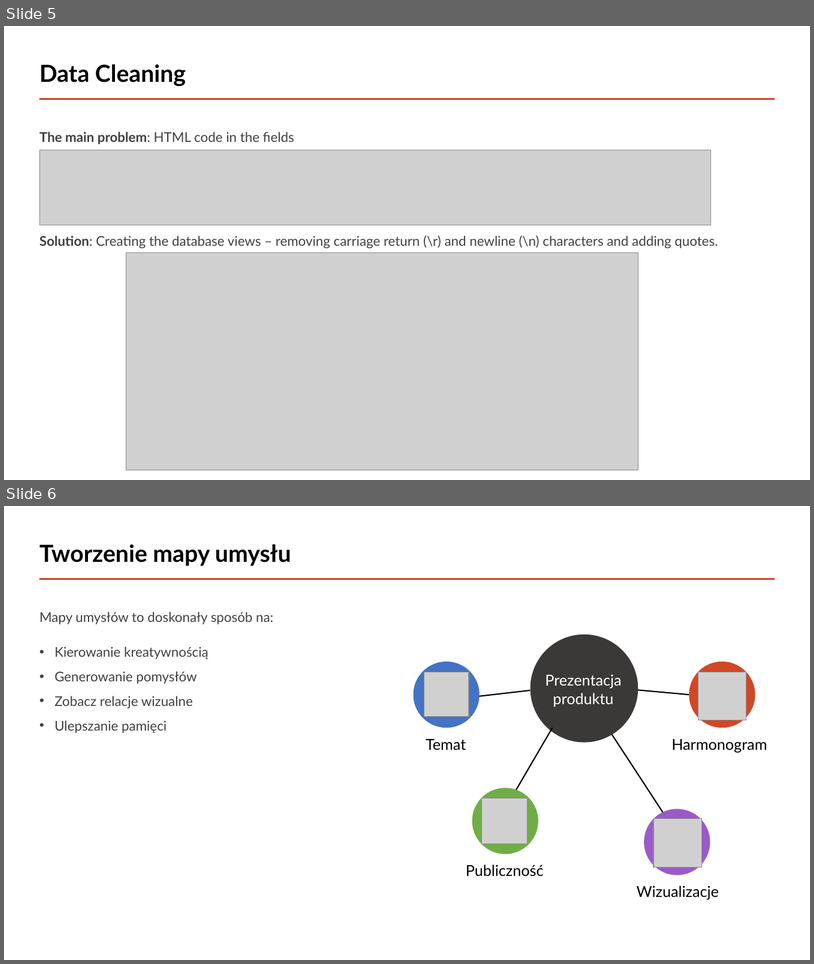
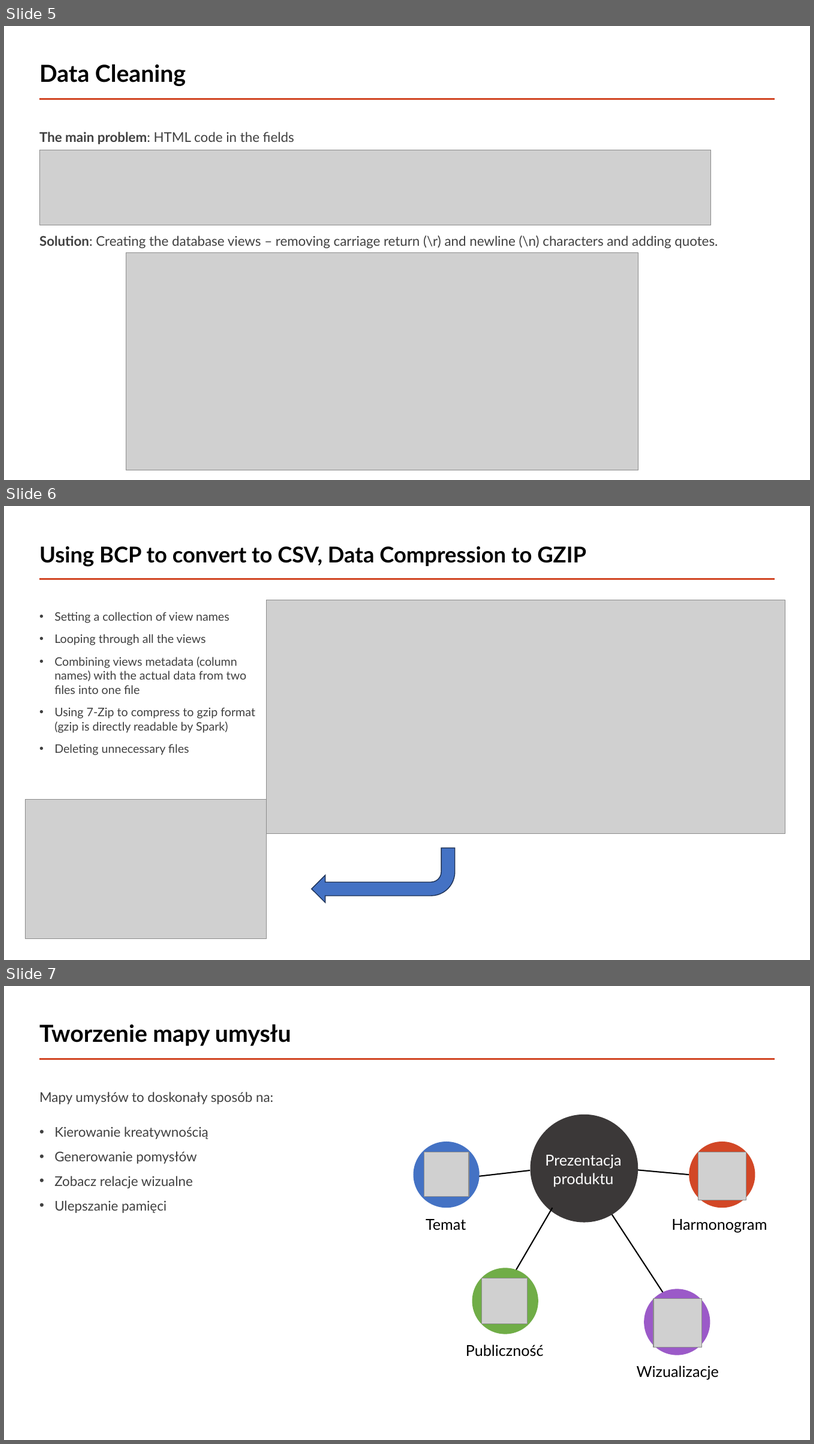
Before and after one commit to piotreks-uw-edu/uw-big-data-stackoverflow-project, a slide deck: Presentation/Analyzing the StackOverflow2013 Database from 2008 to 2013.pptx. Shown one above the other, each under a label of ours: slides 5 and 6 before the commit, slides 5, 6 and 7 after it. The pictures are 814x964 and 814x1444 pixels, drawn with LibreOffice and Linux fonts; fonts in the diff are those of the drawing; grey boxes stand for pictures. Boxes give left, top, right and bottom in pixels: in the first picture for what was removed or moved away, otherwise in the second. Text is boxed around its words. In the diff, an @@ line names an element or a change of style, - is before the commit and + after.

Commit message:
Slide 6. Overall 7.53 minutes

```diff
--- a/Presentation/Analyzing the StackOverflow2013 Database from 2008 to 2013.pptx
+++ b/Presentation/Analyzing the StackOverflow2013 Database from 2008 to 2013.pptx
@@ slide 6 added at <box>4,506,810,960</box>, background #FFFFFF; not listed: 1 template element that a slide beside it also shows @@
@@ title added at <box>39,546,587,567</box>, 26 pt, text #000000, bold @@
+Using BCP to convert to CSV, Data Compression to GZIP
@@ text added at <box>54,612,255,755</box>, 14 pt, text #404040 @@
+• Setting a collection of view names
+• Looping through all the views
+• Combining views metadata (column names) with the actual data from two files into one file
+• Using 7-Zip to compress to gzip format (gzip is directly readable by Spark)
+• Deleting unnecessary files
@@ picture added at <box>267,600,786,834</box> @@
@@ picture added at <box>25,799,267,939</box> @@
@@ bent arrow added at <box>312,848,455,902</box>, fill #4472C4, outline #1E3256 1 pt @@
@@ what was slide 6 is now slide 7 @@
```
